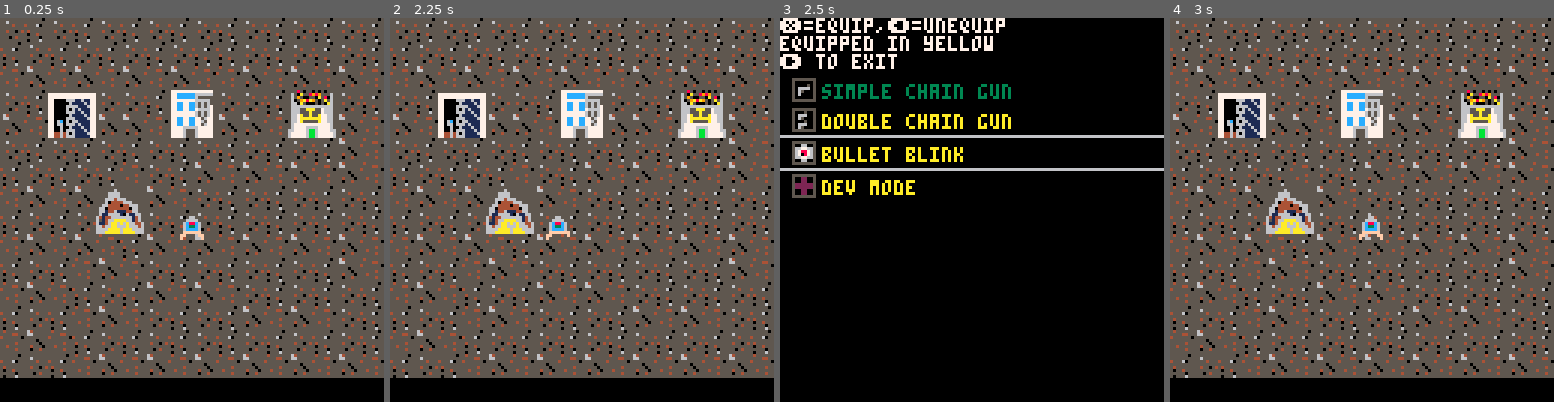
Above: before the commit, frames 1-4 (left to right).
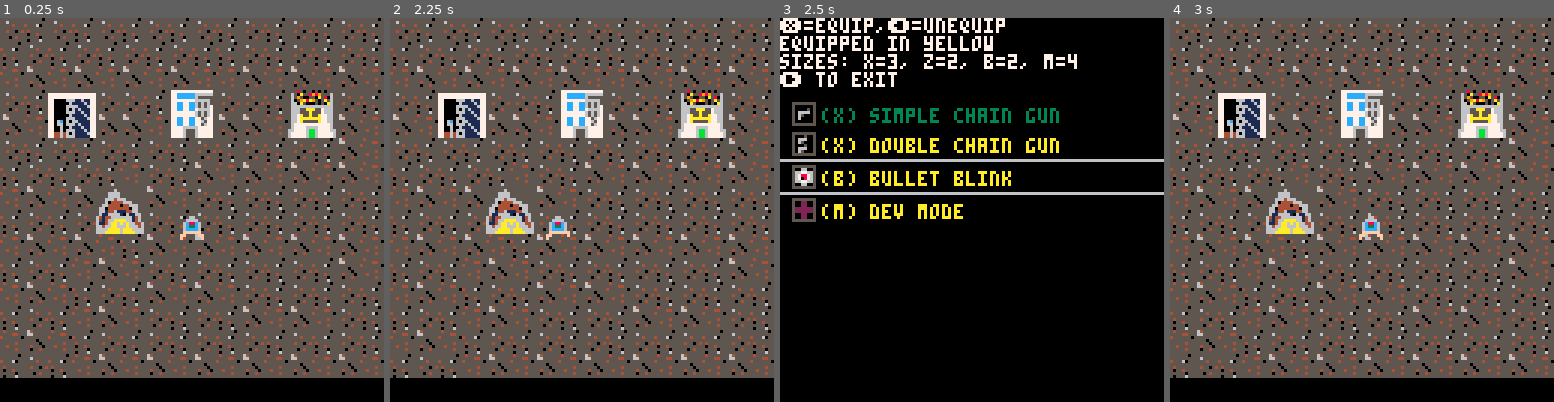
Above: after the commit, the same moments.

Repository: ash2q/escape_this
Game: PICO-8 cartridge escape_this.p8
Same seed, same stepped clock (60 frames per second), same inputs: the game is played once before the commit and once after it.
Inputs:
- Up to frame 1 (0.25 s): no input
- Up to frame 2 (2.25 s): tap O (Z key) at 0.33, 0.7, 1.43, 2.22 s; tap X (X key) at 1.07, 2.07 s; hold Left from 1.97 s (still down)
- Up to frame 3 (2.5 s): release Left at 2.37 s; tap X (X key) at 2.4 s; hold Down from 2.42 s (still down)
- Up to frame 4 (3 s): tap X (X key) at 2.73 s; release Down at 2.82 s; hold Right from 2.87 s (still down)

Frames 1-2 are identical in both runs. In frame 3, 11% of the frame differs, in the area x 0-100%, y 9-54%; in frame 4, nothing differs.

Commit message:
Adding infrastructure for shop mode

Diff:
--- a/escape_this.p8
+++ b/escape_this.p8
@@ -49,10 +49,22 @@
 		--again
 		cooldown=20,
 		heat=30,
-		desc="bullet blink"
+		desc="(b) bullet blink",
+		add_to_pocket=add_boost
 	}
-
-
+end
+
+function add_boost(a)
+	add(pocket_b,a)
+end
+function add_x_gun(a)
+	add(pocket_x,a)
+end
+function add_z_gun(a)
+	add(pocket_z,a)
+end
+function add_module(a)
+	add(pocket_m,a)
 end
 
 --modules are general stat
@@ -70,14 +82,15 @@
 
 function equip_dev_mode()
 	m={
-		desc="dev mode",
+		desc="(m) dev mode",
 		lbl=52,
 		do_effect=do_dev_mode,
-		undo_effect=undo_dev_mode
+		undo_effect=undo_dev_mode,
+		add_to_pocket=add_module
 	}
+	add_module(m)
 	m.do_effect()
 	add(modules,m)
-	add(pocket_m,m)
 end
 
 empty_gun={}
@@ -88,20 +101,6 @@
 z_gun={}
 
 function init_guns()
-	--type 0
-	empty_gun={
-		t=0,
-		part=0,
-		lbl=32,
-		charge_anim={},
-		fire_anim={},
-		heat_color=0,
-		charge=0,
-		heat_rate=0,
-		damage_heat_mod=0,
-		rate=0,
-		desc="empty gun"
-	}
 	beam_gun={
 		lbl=11,
 		charge=30,
@@ -120,7 +119,8 @@
 		rate=5,
 		shoot=shoot_chain,
 		shoot_heated=shoot_heated_chain,
-		desc="simple chain gun"
+		desc="(x) simple chain gun",
+		add_to_pocket=add_x_gun
 	}
 	double_chain_gun={
 		lbl=53,
@@ -133,7 +133,8 @@
 		rate=3,
 		shoot=shoot_chain,
 		shoot_heated=shoot_heated_chain,
-		desc="double chain gun"
+		desc="(x) double chain gun",
+		add_to_pocket=add_x_gun
 	}
 
 	--x is primary/fast
@@ -454,11 +455,13 @@
 	color(7)
 	print("❎=equip,⬅️=unequip")
 	print("equipped in yellow")
+	print("sizes: "..
+		"x=3, z=2, b=2, m=4")
 	print("➡️ to exit")
 	--offset includes
 	--item icon and arrow
 	x=14
-	y=20
+	y=28
 	for g in all(pocket_x) do
 		c=3
 		if g==x_gun.spec then
@@ -1028,11 +1031,11 @@
 
 function equip_simple_chain()
 	x_gun.spec=simple_chain_gun
-	add(pocket_x,x_gun.spec)
+	add_x_gun(x_gun.spec)
 end
 function equip_double_chain()
 	x_gun.spec=double_chain_gun
-	add(pocket_x,x_gun.spec)
+	add_x_gun(x_gun.spec)
 end
 
 
@@ -1047,7 +1050,7 @@
 		frame_count=0,
 		cooldown=0,
 	}
-	add(pocket_b,sb_boost.spec)
+	add_boost(sb_boost.spec)
 	return sb_boost
 end
 
@@ -1732,6 +1735,11 @@
 end
 function stage_cancel()
 	back_to_map()
+end
+
+shop_pocket={}
+function shop_mode()
+
 end
 __gfx__
 0007700000000000000000000000000000000000000000000cccccc0000009000090000090077009555555555555555555555555006666000066660000555500
